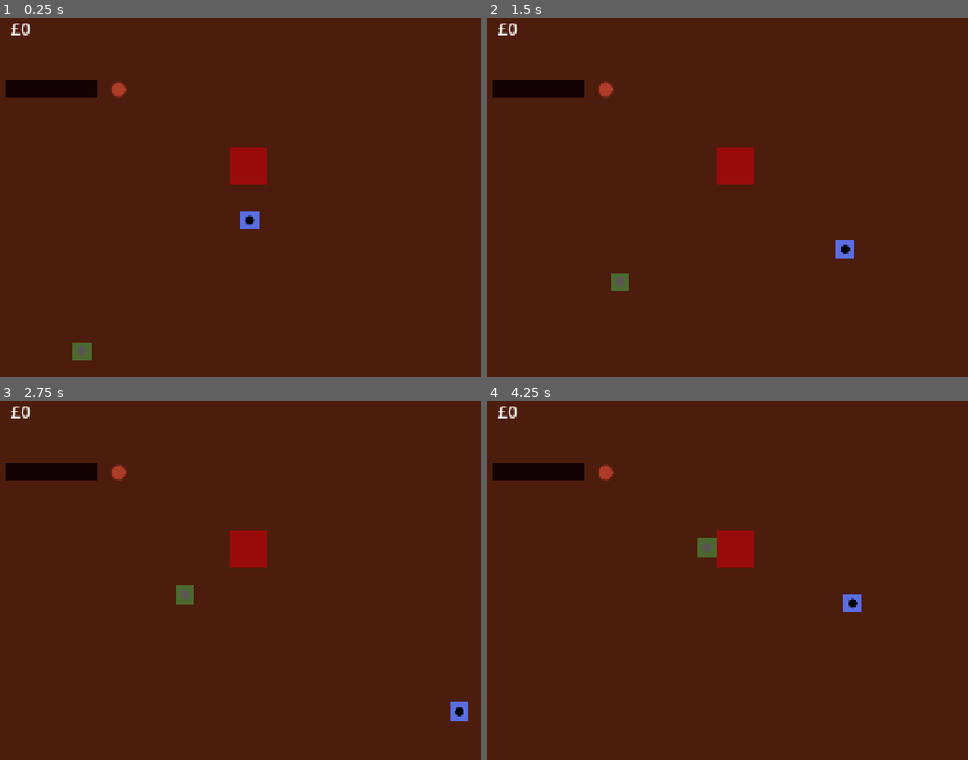
Above: before the commit, frames 1-4 (two rows, left to right).
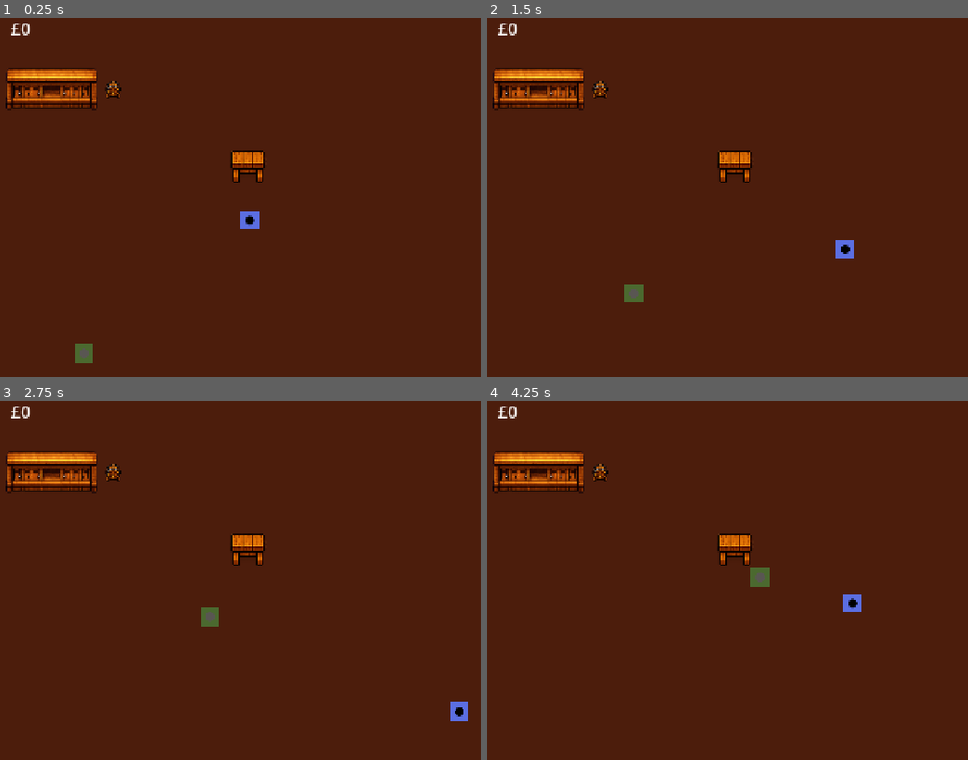
Above: after the commit, the same moments.

Repository: jhdl123/pirate-harbour-tavern
Game: Godot game, scene res://scenes/main/main.tscn
Two runs of this game, one before a commit and one after it. Both use one fixed random seed, a clock stepped at 60 frames per second and the inputs below.
Inputs:
- Up to frame 1 (0.25 s): no input
- Up to frame 2 (1.5 s): hold Right (player_move_right) 0.53-1.28 s; tap E (player_interact) at 0.6, 1.35 s; hold Down (player_move_down) from 1.28 s (still down)
- Up to frame 3 (2.75 s): release Down (player_move_down) at 2.03 s; hold Right (player_move_right) from 2.03 s (still down); tap E (player_interact) at 2.1 s
- Up to frame 4 (4.25 s): release Right (player_move_right) at 2.78 s; hold Up (player_move_up) 2.78-3.53 s; tap E (player_interact) at 2.85, 3.6 s; hold Left (player_move_left) from 3.53 s (still down)

The runs differ from the first frame. In frame 1, 2.8% of the frame differs, in the area x 1-56%, y 13-97%; in frame 2, 3.1%; in frame 3, 3.1%; in frame 4, 3.2%, in the area x 1-59%, y 13-52%.

Commit message:
added table point

Diff:
--- a/scenes/furniture/table.tscn
+++ b/scenes/furniture/table.tscn
@@ -1,14 +1,19 @@
 [gd_scene format=3 uid="uid://wfl8kjme2q47"]
 
+[ext_resource type="Script" uid="uid://wc66lhuvxmlp" path="res://scripts/table.gd" id="1_1xtif"]
 [ext_resource type="Texture2D" uid="uid://dj1nka5mdap4e" path="res://assets/art/furniture/64x64_table.png" id="1_gwdqj"]
 
 [sub_resource type="RectangleShape2D" id="RectangleShape2D_mel2l"]
 size = Vector2(64, 64)
 
 [node name="table" type="StaticBody2D" unique_id=1719880889]
+script = ExtResource("1_1xtif")
 
 [node name="Sprite2D" type="Sprite2D" parent="." unique_id=35773453]
 texture = ExtResource("1_gwdqj")
 
 [node name="CollisionShape2D" type="CollisionShape2D" parent="." unique_id=1213118664]
 shape = SubResource("RectangleShape2D_mel2l")
+
+[node name="SeatPoint" type="Marker2D" parent="." unique_id=1573905079]
+position = Vector2(53, 3)
--- a/scenes/main/game_manager.gd
+++ b/scenes/main/game_manager.gd
@@ -3,7 +3,7 @@
 @export var customer_scene: PackedScene
 @export var entities: Node2D
 @export var customer_spawn_point: Marker2D
-@export var customer_table_point: Marker2D
+@export var table: StaticBody2D
 @export var customer_exit_point: Marker2D
 
 signal money_changed(new_amount: int)
@@ -24,8 +24,12 @@
 	entities.add_child(customer)
 
 	customer.global_position = customer_spawn_point.global_position
-	customer.set_table_target(customer_table_point.global_position)
 	customer.set_exit_target(customer_exit_point.global_position)
+
+	table.assign_customer(customer)
+	customer.set_table_target(
+		table.get_seat_position()
+	)
 
 	customer.customer_paid.connect(_on_customer_paid)
 	customer.customer_finished.connect(_on_customer_finished)
@@ -36,6 +40,7 @@
 
 
 func _on_customer_finished(_customer: Node) -> void:
+	table.clear_customer()
 	spawn_customer()
 
 func add_money(amount: int) -> void:
--- a/scenes/main/main.tscn
+++ b/scenes/main/main.tscn
@@ -55,12 +55,13 @@
 
 [node name="BarCounter" parent="Environment" unique_id=2047538336 instance=ExtResource("2_iuonh")]
 position = Vector2(130, 176)
+scale = Vector2(1, 2.5)
 
 [node name="table" parent="Environment" unique_id=1719880889 instance=ExtResource("3_k2fmo")]
 position = Vector2(470, 311)
 
 [node name="drinks_station" parent="Environment" unique_id=1053921962 instance=ExtResource("3_l3cfh")]
-position = Vector2(246, 178)
+position = Vector2(236, 178)
 
 [node name="Markers" type="Node2D" parent="." unique_id=1069500628]
 
@@ -78,12 +79,12 @@
 [node name="Player" parent="Entities" unique_id=1068675683 instance=ExtResource("1_hyk8p")]
 position = Vector2(472, 404)
 
-[node name="GameManager" type="Node" parent="." unique_id=1765121857 node_paths=PackedStringArray("entities", "customer_spawn_point", "customer_table_point", "customer_exit_point")]
+[node name="GameManager" type="Node" parent="." unique_id=1765121857 node_paths=PackedStringArray("entities", "customer_spawn_point", "table", "customer_exit_point")]
 script = ExtResource("7_hujxm")
 customer_scene = ExtResource("2_ow5a4")
 entities = NodePath("../Entities")
 customer_spawn_point = NodePath("../Markers/CustomerSpawnPoint")
-customer_table_point = NodePath("../Markers/CustomerTablePoint")
+table = NodePath("../Environment/table")
 customer_exit_point = NodePath("../Markers/CustomerExitPoint")
 
 [node name="UI" type="CanvasLayer" parent="." unique_id=1290313818 node_paths=PackedStringArray("game_manager")]
--- /dev/null
+++ b/scripts/table.gd
@@ -0,0 +1,23 @@
+class_name Table
+extends StaticBody2D
+
+var occupied: bool = false
+var customer: CharacterBody2D = null
+
+
+func is_available() -> bool:
+	return !occupied
+
+
+func assign_customer(new_customer: CharacterBody2D) -> void:
+	customer = new_customer
+	occupied = true
+
+
+func clear_customer() -> void:
+	customer = null
+	occupied = false
+
+
+func get_seat_position() -> Vector2:
+	return $SeatPoint.global_position
Binary file changed: assets/art/furniture/160x32_bar.png
Binary file changed: assets/art/furniture/32x32_drinks_station.png
Binary file changed: assets/art/furniture/64x64_table.png
Not shown, added: scripts/table.gd.uid
